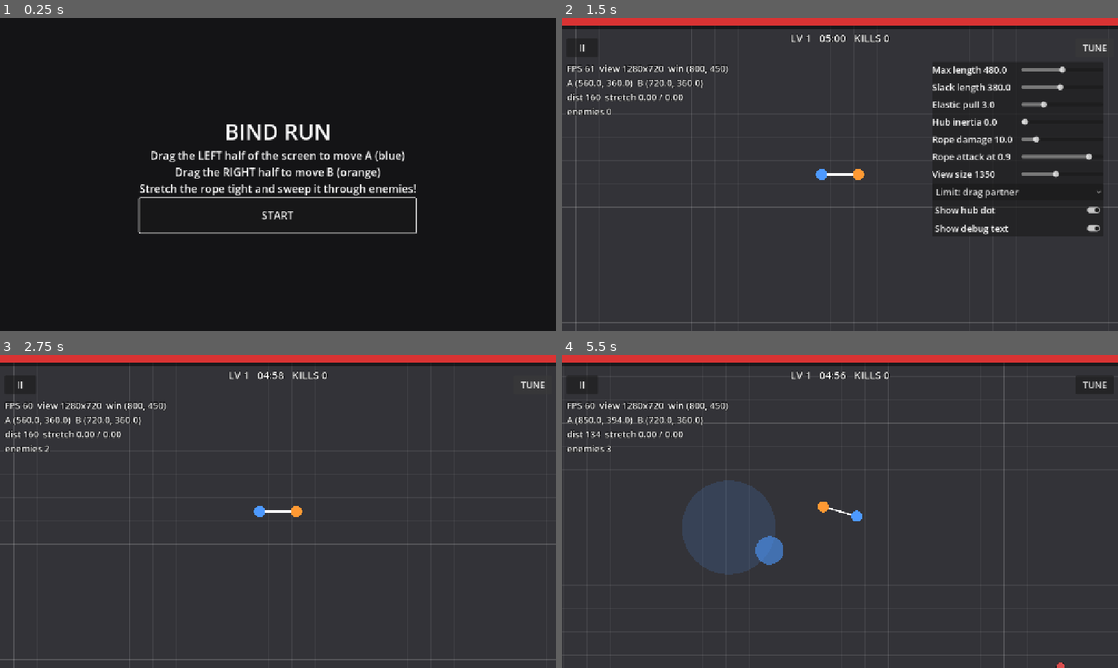
Above: before the commit, frames 1-4 (two rows, left to right).
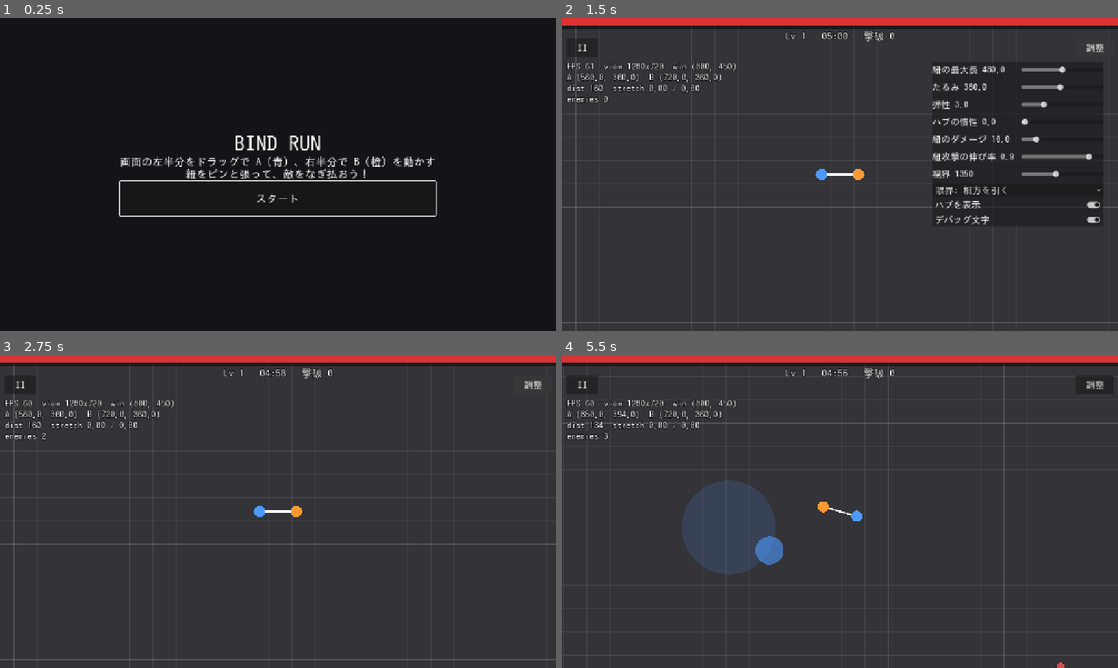
Above: after the commit, the same moments.

Repository: suutukuru/bind-run
Game: Godot game, scene res://scenes/title/title.tscn
Two runs of this game, one before a commit and one after it. Both use one fixed random seed, a clock stepped at 60 frames per second and the inputs below.
Inputs (mouse positions are in pixels of both pictures, inside the frame that each line leads up to):
- Up to frame 1 (0.25 s): no input
- Up to frame 2 (1.5 s): click "START" (after the commit: "スタート") at 0.5 s; click (1095, 49) at 1.25 s, where only the run before the commit has a clickable "TUNE"
- Up to frame 3 (2.75 s): click (533, 386) at 2 s, where only the run after the commit has a clickable "調整"
- Up to frame 4 (5.5 s): click "II" at 2.75 s; click (840, 486) at 3.5 s, where only the run before the commit has a clickable "RESUME"; tap Enter at 4.25 s; move the mouse to (962, 495) at 4.27 s; hold D (a_right) 4.28-5 s; click (962, 495) at 4.42 s; drag from (728, 527) to (812, 574) at 5.02 s

The runs differ from the first frame. In frame 1, 4.6% of the frame differs, in the area x 21-79%, y 34-69%; in frame 2, 4.3%; in frame 3, 1.9%; in frame 4, 1.9%.

Commit message:
ゲーム内を日本語化（IPAゴシックの切り出しフォントを同梱）
Co-Authored-By: Claude Sonnet 5.5 <noreply@anthropic.com>
Claude-Session: https://claude.ai/code/session_01FmuN5U8N5hun1pocAD6Yrf

Diff:
--- a/data/enemies/grunt.tres
+++ b/data/enemies/grunt.tres
@@ -4,7 +4,7 @@
 
 [resource]
 script = ExtResource("1_def")
-display_name = "Grunt"
+display_name = "ザコ"
 max_hp = 24.0
 move_speed = 75.0
 contact_damage = 6.0
--- a/data/enemies/runner.tres
+++ b/data/enemies/runner.tres
@@ -4,7 +4,7 @@
 
 [resource]
 script = ExtResource("1_def")
-display_name = "Runner"
+display_name = "ランナー"
 max_hp = 12.0
 move_speed = 125.0
 contact_damage = 4.0
--- a/data/enemies/tank.tres
+++ b/data/enemies/tank.tres
@@ -4,7 +4,7 @@
 
 [resource]
 script = ExtResource("1_def")
-display_name = "Tank"
+display_name = "タンク"
 max_hp = 90.0
 move_speed = 50.0
 contact_damage = 12.0
--- a/data/upgrades/blaster_damage.tres
+++ b/data/upgrades/blaster_damage.tres
@@ -5,8 +5,8 @@
 [resource]
 script = ExtResource("1_def")
 id = &"blaster_damage"
-title = "Blaster Damage"
-description = "+30% damage"
+title = "ブラスターの威力"
+description = "威力 +30%"
 target_path = NodePath("CharacterA/Weapon")
 property_path = NodePath("damage")
 amount = 0.3
--- a/data/upgrades/blaster_range.tres
+++ b/data/upgrades/blaster_range.tres
@@ -5,8 +5,8 @@
 [resource]
 script = ExtResource("1_def")
 id = &"blaster_range"
-title = "Blaster Range"
-description = "+20% range"
+title = "ブラスターの射程"
+description = "射程 +20%"
 target_path = NodePath("CharacterA/Weapon")
 property_path = NodePath("reach")
 amount = 0.2
--- a/data/upgrades/blaster_rate.tres
+++ b/data/upgrades/blaster_rate.tres
@@ -5,8 +5,8 @@
 [resource]
 script = ExtResource("1_def")
 id = &"blaster_rate"
-title = "Blaster Speed"
-description = "-17% cooldown"
+title = "ブラスターの連射"
+description = "間隔 -17%"
 target_path = NodePath("CharacterA/Weapon")
 property_path = NodePath("cooldown")
 amount = -0.17
--- a/data/upgrades/magnet.tres
+++ b/data/upgrades/magnet.tres
@@ -5,8 +5,8 @@
 [resource]
 script = ExtResource("1_def")
 id = &"magnet"
-title = "Magnet"
-description = "+30% pickup range"
+title = "マグネット"
+description = "拾える範囲 +30%"
 target_path = NodePath("EnemySpawner")
 property_path = NodePath("orb_pickup_radius")
 amount = 0.3
--- a/data/upgrades/max_hp.tres
+++ b/data/upgrades/max_hp.tres
@@ -5,8 +5,8 @@
 [resource]
 script = ExtResource("1_def")
 id = &"max_hp"
-title = "Tough"
-description = "+20 max HP (heals)"
+title = "タフネス"
+description = "最大 HP +20（回復）"
 target_path = NodePath("RunState")
 property_path = NodePath("max_hp")
 amount = 20.0
--- a/data/upgrades/rope_damage.tres
+++ b/data/upgrades/rope_damage.tres
@@ -5,8 +5,8 @@
 [resource]
 script = ExtResource("1_def")
 id = &"rope_damage"
-title = "Rope Damage"
-description = "+40% rope damage"
+title = "紐の威力"
+description = "紐のダメージ +40%"
 target_path = NodePath("Rope")
 property_path = NodePath("config:attack_damage")
 amount = 0.4
--- a/data/upgrades/rope_frenzy.tres
+++ b/data/upgrades/rope_frenzy.tres
@@ -5,8 +5,8 @@
 [resource]
 script = ExtResource("1_def")
 id = &"rope_frenzy"
-title = "Rope Frenzy"
-description = "rope hits more often"
+title = "紐の連撃"
+description = "紐が当たる間隔が短くなる"
 target_path = NodePath("Rope")
 property_path = NodePath("config:attack_rehit_interval")
 amount = -0.2
--- a/data/upgrades/rope_length.tres
+++ b/data/upgrades/rope_length.tres
@@ -5,10 +5,10 @@
 [resource]
 script = ExtResource("1_def")
 id = &"rope_length"
-title = "Longer Rope"
-description = "+20 max length"
+title = "長い紐"
+description = "紐の最大長 +40"
 target_path = NodePath("Rope")
 property_path = NodePath("config:max_radius")
-amount = 20.0
+amount = 40.0
 mode = 0
 max_stacks = 4
--- a/data/upgrades/shock_damage.tres
+++ b/data/upgrades/shock_damage.tres
@@ -5,8 +5,8 @@
 [resource]
 script = ExtResource("1_def")
 id = &"shock_damage"
-title = "Shockwave Damage"
-description = "+30% damage"
+title = "衝撃波の威力"
+description = "威力 +30%"
 target_path = NodePath("CharacterB/Weapon")
 property_path = NodePath("damage")
 amount = 0.3
--- a/data/upgrades/shock_radius.tres
+++ b/data/upgrades/shock_radius.tres
@@ -5,8 +5,8 @@
 [resource]
 script = ExtResource("1_def")
 id = &"shock_radius"
-title = "Shockwave Radius"
-description = "+20% radius"
+title = "衝撃波の範囲"
+description = "範囲 +20%"
 target_path = NodePath("CharacterB/Weapon")
 property_path = NodePath("reach")
 amount = 0.2
--- a/data/upgrades/shock_rate.tres
+++ b/data/upgrades/shock_rate.tres
@@ -5,8 +5,8 @@
 [resource]
 script = ExtResource("1_def")
 id = &"shock_rate"
-title = "Shockwave Speed"
-description = "-15% cooldown"
+title = "衝撃波の連射"
+description = "間隔 -15%"
 target_path = NodePath("CharacterB/Weapon")
 property_path = NodePath("cooldown")
 amount = -0.15
--- a/data/upgrades/speed_a.tres
+++ b/data/upgrades/speed_a.tres
@@ -5,8 +5,8 @@
 [resource]
 script = ExtResource("1_def")
 id = &"speed_a"
-title = "Blue Speed"
-description = "+10% move speed"
+title = "青の足"
+description = "移動速度 +10%"
 target_path = NodePath("CharacterA")
 property_path = NodePath("move_speed")
 amount = 0.1
--- a/data/upgrades/speed_b.tres
+++ b/data/upgrades/speed_b.tres
@@ -5,8 +5,8 @@
 [resource]
 script = ExtResource("1_def")
 id = &"speed_b"
-title = "Orange Speed"
-description = "+10% move speed"
+title = "橙の足"
+description = "移動速度 +10%"
 target_path = NodePath("CharacterB")
 property_path = NodePath("move_speed")
 amount = 0.1
--- a/data/weapons/blaster.tres
+++ b/data/weapons/blaster.tres
@@ -4,7 +4,7 @@
 
 [resource]
 script = ExtResource("1_def")
-display_name = "Blaster"
+display_name = "ブラスター"
 pattern = 0
 damage = 14.0
 cooldown = 0.5
--- a/data/weapons/shockwave.tres
+++ b/data/weapons/shockwave.tres
@@ -4,7 +4,7 @@
 
 [resource]
 script = ExtResource("1_def")
-display_name = "Shockwave"
+display_name = "衝撃波"
 pattern = 1
 damage = 9.0
 cooldown = 1.1
--- a/project.godot
+++ b/project.godot
@@ -14,6 +14,10 @@
 run/main_scene="res://scenes/title/title.tscn"
 config/features=PackedStringArray("4.7", "GL Compatibility")
 
+[gui]
+
+theme/custom_font="res://assets/fonts/ui_font.ttf"
+
 [display]
 
 window/size/viewport_width=1280
--- a/scenes/debug/tuning_panel.gd
+++ b/scenes/debug/tuning_panel.gd
@@ -10,12 +10,12 @@
 
 ## [プロパティ名, 表示名, 最小, 最大, 刻み]
 const SLIDERS: Array = [
-	["max_radius", "Max length", 60.0, 900.0, 5.0],
-	["natural_radius", "Slack length", 0.0, 800.0, 5.0],
-	["stiffness", "Elastic pull", 0.0, 12.0, 0.5],
-	["hub_follow_rate", "Hub inertia", 0.0, 20.0, 0.5],
-	["attack_damage", "Rope damage", 1.0, 60.0, 1.0],
-	["attack_threshold", "Rope attack at", 0.3, 1.0, 0.05],
+	["max_radius", "紐の最大長", 60.0, 900.0, 5.0],
+	["natural_radius", "たるみ", 0.0, 800.0, 5.0],
+	["stiffness", "弾性", 0.0, 12.0, 0.5],
+	["hub_follow_rate", "ハブの慣性", 0.0, 20.0, 0.5],
+	["attack_damage", "紐のダメージ", 1.0, 60.0, 1.0],
+	["attack_threshold", "紐攻撃の伸び率", 0.3, 1.0, 0.05],
 ]
 
 var _rope: Rope
@@ -54,7 +54,7 @@
 func set_view_size(value: float) -> void:
 	_camera.view_short_side = value
 	if _view_label != null:
-		_view_label.text = "View size %d" % int(value)
+		_view_label.text = "視界 %d" % int(value)
 
 
 func set_limit_mode(index: int) -> void:
@@ -68,7 +68,7 @@
 	add_child(_root)
 
 	_toggle = Button.new()
-	_toggle.text = "TUNE"
+	_toggle.text = "調整"
 	_toggle.pressed.connect(func() -> void: _panel.visible = not _panel.visible)
 	_root.add_child(_toggle)
 
@@ -114,21 +114,21 @@
 		set_view_size(_camera.view_short_side)
 
 	_mode = OptionButton.new()
-	_mode.add_item("Limit: drag partner")
-	_mode.add_item("Limit: block")
+	_mode.add_item("限界: 相方を引く")
+	_mode.add_item("限界: 止まる")
 	_mode.selected = _rope.config.limit_mode
 	_mode.item_selected.connect(set_limit_mode)
 	box.add_child(_mode)
 
 	var hub_check: CheckButton = CheckButton.new()
-	hub_check.text = "Show hub dot"
+	hub_check.text = "ハブを表示"
 	hub_check.button_pressed = _rope.show_hub
 	hub_check.toggled.connect(func(on: bool) -> void: _rope.show_hub = on)
 	box.add_child(hub_check)
 
 	if _overlay != null:
 		var text_check: CheckButton = CheckButton.new()
-		text_check.text = "Show debug text"
+		text_check.text = "デバッグ文字"
 		text_check.button_pressed = true
 		text_check.toggled.connect(func(on: bool) -> void: _overlay.set_text_visible(on))
 		box.add_child(text_check)
--- a/scenes/main/main.gd
+++ b/scenes/main/main.gd
@@ -51,7 +51,7 @@
 	for item: Variant in choices:
 		var def: UpgradeDef = item as UpgradeDef
 		options.append({"text": "%s\n%s" % [def.title, def.description], "callback": _on_upgrade_chosen.bind(def)})
-	_menu.open("LEVEL UP!  Lv %d" % _run_state.level, "Choose one upgrade", options)
+	_menu.open("レベルアップ！  Lv %d" % _run_state.level, "強化を 1 つ選ぼう", options)
 
 
 func _on_upgrade_chosen(def: UpgradeDef) -> void:
@@ -65,10 +65,10 @@
 func _open_pause() -> void:
 	if _menu.is_open() or not _run_state.running:
 		return
-	_menu.open("PAUSED", "", [
-		{"text": "RESUME", "callback": func() -> void: pass},
-		{"text": "RESTART", "callback": _restart},
-		{"text": "TITLE", "callback": _to_title},
+	_menu.open("ポーズ", "", [
+		{"text": "つづける", "callback": func() -> void: pass},
+		{"text": "やり直す", "callback": _restart},
+		{"text": "タイトルへ", "callback": _to_title},
 	])
 
 
@@ -76,10 +76,10 @@
 	_pending_level_ups = 0
 	var minutes: int = int(_run_state.elapsed) / 60
 	var seconds: int = int(_run_state.elapsed) % 60
-	var stats: String = "Time %02d:%02d   Level %d   Kills %d" % [minutes, seconds, _run_state.level, _run_state.kills]
-	_menu.open("VICTORY!" if victory else "GAME OVER", stats, [
-		{"text": "RETRY", "callback": _restart},
-		{"text": "TITLE", "callback": _to_title},
+	var stats: String = "時間 %02d:%02d   レベル %d   撃破 %d" % [minutes, seconds, _run_state.level, _run_state.kills]
+	_menu.open("クリア！" if victory else "ゲームオーバー", stats, [
+		{"text": "もう一度", "callback": _restart},
+		{"text": "タイトルへ", "callback": _to_title},
 	])
 
 
--- a/scenes/title/title.gd
+++ b/scenes/title/title.gd
@@ -7,8 +7,8 @@
 func _ready() -> void:
 	var menu: MenuPanel = MenuPanel.new()
 	add_child(menu)
-	var body: String = "Drag the LEFT half of the screen to move A (blue)\nDrag the RIGHT half to move B (orange)\nStretch the rope tight and sweep it through enemies!"
-	menu.open("BIND RUN", body, [{"text": "START", "callback": _start}], false)
+	var body: String = "画面の左半分をドラッグで A（青）、右半分で B（橙）を動かす\n紐をピンと張って、敵をなぎ払おう！"
+	menu.open("BIND RUN", body, [{"text": "スタート", "callback": _start}], false)
 
 
 func _start() -> void:
--- a/scenes/ui/hud.gd
+++ b/scenes/ui/hud.gd
@@ -81,7 +81,7 @@
 
 func _refresh_info() -> void:
 	var remaining: int = maxi(0, ceili(_run_state.run_duration - _run_state.elapsed))
-	_info.text = "LV %d   %02d:%02d   KILLS %d" % [_run_state.level, remaining / 60, remaining % 60, _run_state.kills]
+	_info.text = "Lv %d   %02d:%02d   撃破 %d" % [_run_state.level, remaining / 60, remaining % 60, _run_state.kills]
 
 
 # 画面の大きさ（向き）が変わるたびに、バー・文字・ボタンの大きさと位置を合わせ直す
--- a/tests/test_tuning.gd
+++ b/tests/test_tuning.gd
@@ -52,3 +52,13 @@
 	panel.set_view_size(1200.0)
 	check_near(camera.view_short_side, 1200.0, "camera view size")
 	_free_main(main)
+
+
+func test_japanese_ui_font_covers_the_game_text() -> void:
+	var font: Font = load("res://assets/fonts/ui_font.ttf") as Font
+	check_true(font != null, "font loads")
+	if font == null:
+		return
+	for text: String in ["スタート", "撃破", "紐の最大長", "レベルアップ"]:
+		for i: int in text.length():
+			check_true(font.has_char(text.unicode_at(i)), "glyph for %s" % text[i])
Not shown, added: assets/fonts/LICENSE-IPA.txt
Binary file added: assets/fonts/ui_font.ttf
Not shown, changed: CLAUDE.md
Not shown, changed: docs/design/architecture-decisions.md
Not shown, changed: docs/planning/changelog.md
Not shown, changed: docs/planning/risks.md
Not shown, changed: docs/testing/owner-checklist.md
